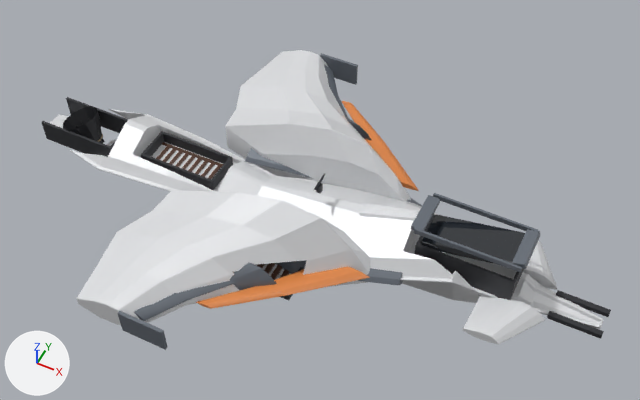
What one commit did to the glTF model assets/ships/release/render-packages/hornet-production-v1/render.glb.
Both versions are drawn from a 50 mm camera at (4.98, -8.84, 11.57) aimed at (0.51, 0.1, 0.4). Lighting does not change. The marker at lower left points along +X, +Y and +Z. The older version comes first. Objects named as collision shapes, trigger or cutter boxes, shadow casters or lower levels of detail are left out. Where no turn or scale is listed for an object, it has been applied to the vertices. Vertices at exactly the same position are counted once.

Objects in the first picture: 'LOD0_Accent_Port', 'LOD0_Bell', 'LOD0_Canard_Port', 'LOD0_Canard_Stbd', 'LOD0_Drive_Fore', 'LOD0_Glass', 'LOD0_Hull', 'LOD0_RadiatorFin_Dorsal_0', 'LOD0_SensorDish', 'LOD0_Wing_Port', 'LOD0_Wing_Stbd'.
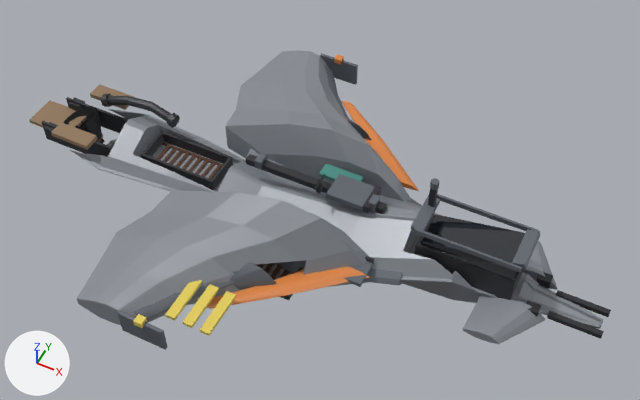
Changed parts and their boxes (x1, y1, x2, y2) in the pictures (640 x 400 px; the box of a moved part takes in the faces that stretch with it):
'LOD0_Hull', recoloured (white to grey): (70, 109, 603, 329) in both
'LOD0_Wing_Port', recoloured (white to grey): (77, 190, 368, 325) in both
'LOD0_Drive_Fore', reshaped: before (42, 97, 611, 339); after (42, 93, 611, 339)
'LOD0_Wing_Stbd', recoloured (white to grey): (225, 50, 408, 194) in both
'LOD0_Canard_Port', recoloured (white to grey): (463, 295, 546, 344) in both
'LOD0_HeatPlate_Port', added (brown): after (29, 84, 134, 150)
'LOD0_Nav_Port', added (yellow): after (133, 280, 236, 336)
'LOD0_Canard_Stbd', recoloured (white to grey): (523, 241, 557, 290) in both
'LOD0_MarkingPlate', added: after (319, 164, 363, 182)
part 1 of me_cube_027, added: after (428, 188, 438, 207)
part 2 of me_cube_027, added: after (365, 256, 374, 264)
part 3 of me_cube_027, added: after (363, 186, 381, 213)
part 4 of me_cube_027, added: after (246, 154, 387, 214)
part 5 of me_cube_027, added: after (526, 301, 541, 317)
part 6 of me_cube_027, added: after (536, 272, 553, 289)
part 7 of me_cube_027, added: after (44, 122, 58, 138)
part 8 of me_cube_027, added: after (69, 97, 85, 111)
part 9 of me_cube_027, added: after (107, 96, 171, 122)
part 10 of me_cube_027, added: after (167, 113, 180, 128)
part 11 of me_cube_027, added: after (101, 93, 112, 107)
part 12 of me_lod0_sensordish_mesh, added: after (430, 178, 439, 190)
part 13 of me_lod0_sensordish_mesh, added: after (345, 261, 374, 287)
part 14 of me_lod0_sensordish_mesh, added: after (326, 174, 375, 211)
part 15 of me_lod0_sensordish_mesh, added: after (368, 194, 380, 211)
part 16 of me_lod0_sensordish_mesh, added: after (254, 153, 267, 169)
part 17 of me_lod0_sensordish_mesh, moved or reshaped (not visible afterwards): before (335, 83, 371, 140)

What changed in the scene script:
```text
Change mat_material_hull:
    mat_material_hull.base_color: (0.76, 0.77, 0.79) -> (0.26, 0.28, 0.31)  # white #e2e3e6 -> grey #8b9097
Change me_cube_027:
    remove me_cube_027.from_pydata(...)  # 332 vertices, 624 faces; spans x -4.99..5.48, y -1.72..1.72, z -0.13..0.9
    add me_cube_027.from_pydata(...)  # 828 vertices, 1572 faces; spans x -4.99..5.48, y -1.72..1.72, z -0.13..1.59
    me_cube_027 part 1: a new loose piece, a box spanning x 2.37..2.47, y 0.15..0.25, z 0.97..1.59, in mat_material_mechanical (dark grey #383a3e)
    me_cube_027 part 2: a new loose piece, a box spanning x 0.96..1.88, y -0.765..-0.715, z 0.415..0.505, in mat_material_mechanical (dark grey #383a3e)
    me_cube_027 part 3: a new loose piece, a box spanning x 1.37..1.47, y -0.07..0.43, z 0.74..0.86, in mat_material_mechanical (dark grey #383a3e)
    me_cube_027 part 4: the loose piece of 56 vertices spanning x 4.63..5.48, y 0.18..0.27, z 0.07..0.16 is copied, and the copy is scaled about its middle by (3.01, 1.6, 1.37), then moved by (-4.65, -0.1, 0.62); it spans x -0.88..1.67, y 0.05..0.19, z 0.68..0.8
    me_cube_027 part 5: the loose piece of 56 vertices spanning x 4.63..5.48, y -0.27..-0.18, z 0.07..0.16 is copied, and the copy is scaled about its middle by (0.257, 1.82, 1.82), then moved by (-0.67, -0.1, 0.1); it spans x 4.27..4.49, y -0.4..-0.24, z 0.14..0.3
    me_cube_027 part 6: the loose piece of 56 vertices spanning x 4.63..5.48, y 0.18..0.27, z 0.07..0.16 is copied, and the copy is scaled about its middle by (0.257, 1.82, 1.82), then moved by (-0.67, 0.1, 0.1); it spans x 4.27..4.49, y 0.24..0.4, z 0.14..0.3
    me_cube_027 part 7: the loose piece of 56 vertices spanning x 0.51..0.59, y -0.04..0.04, z 0.74..0.9 is copied, and the copy is scaled about its middle by (3.05, 2.28, 1), then moved by (-5.33, -0.38, -0.64); it spans x -4.9..-4.66, y -0.47..-0.29, z 0.1..0.26
    me_cube_027 part 8: the loose piece of 56 vertices spanning x 0.51..0.59, y -0.04..0.04, z 0.74..0.9 is copied, and the copy is scaled about its middle by (3.05, 2.28, 1), then moved by (-5.33, 0.38, -0.64); it spans x -4.9..-4.66, y 0.29..0.47, z 0.1..0.26
    me_cube_027 part 9: a new loose piece of 160 vertices spanning x -4.02..-2.53, y 0.3..0.54, z 0.54..0.86, in mat_material_mechanical (dark grey #383a3e)
    me_cube_027 part 10: a new loose piece of 16 vertices spanning x -2.62..-2.48, y 0.25..0.51, z 0.59..0.85, in mat_material_mechanical (dark grey #383a3e)
    me_cube_027 part 11: a new loose piece of 16 vertices spanning x -4.08..-3.92, y 0.25..0.51, z 0.49..0.75, in mat_material_mechanical (dark grey #383a3e)
    other edits to the shape of me_cube_027 do not show in these pictures
Change me_lod0_sensordish_mesh:
    remove me_lod0_sensordish_mesh.from_pydata(...)  # 914 vertices, 1776 faces; spans x -1.56..4.13, y -3.41..3.41, z 0.11..1.23
    add me_lod0_sensordish_mesh.from_pydata(...)  # 1058 vertices, 2044 faces; spans x -1.56..4.13, y -3.41..3.41, z 0.11..1.68
    me_lod0_sensordish_mesh part 12: a new loose piece, an 8-sided cylinder along z spanning x 2.35..2.49, y 0.13..0.27, z 1.56..1.68, in mat_material_armor (grey #656a73)
    me_lod0_sensordish_mesh part 13: the loose piece of 56 vertices spanning x 2.3..2.5, y -0.36..0.36, z 1.08..1.16 is copied, and the copy is scaled about its middle by (4.61, 0.693, 0.858), then moved by (-0.98, -0.98, -0.7); it spans x 0.96..1.88, y -1.23..-0.73, z 0.39..0.46
    me_lod0_sensordish_mesh part 14: the loose piece of 56 vertices spanning x 2.3..2.5, y -0.36..0.36, z 1.08..1.16 is copied, and the copy is scaled about its middle by (3.41, 0.692, 1.24), then moved by (-1.35, 0.18, -0.34); it spans x 0.71..1.39, y -0.07..0.43, z 0.73..0.83
    me_lod0_sensordish_mesh part 15: a new loose piece, a box spanning x 1.42..1.54, y 0.02..0.22, z 0.72..0.88, in mat_material_armor (grey #656a73)
    me_lod0_sensordish_mesh part 16: a new loose piece, a box spanning x -0.68..-0.56, y 0.02..0.22, z 0.72..0.88, in mat_material_armor (grey #656a73)
    me_lod0_sensordish_mesh part 17: 1 vertex moved within x -0.78, y 3.24, z 0.36; 4 vertices removed from x -0.78..0.61, y 1.78..3.24, z 0.25..0.55; 4 vertices added at x -0.78..0.61, y 1.78..3.24, z 0.24..0.56
    other edits to the shape of me_lod0_sensordish_mesh do not show in these pictures
Add ob_lod0_nav_port:
    ob_lod0_nav_port = bpy.data.objects.new('LOD0_Nav_Port', me_cube_102)  # a box spanning x -0.79..-0.65, y -3.45..-3.31, z 0.53..0.63; a box spanning x 0.14..0.3, y -3.11..-2.33, z 0.51..0.57; a box spanning x -0.16..0.0, y -3.11..-2.33, z 0.51..0.57; a box spanning x -0.46..-0.3, y -3.11..-2.33, z 0.51..0.57; in mat_material_warning (yellow #e5ce59)
    ob_lod0_nav_port.location = (0.0, 0.0, 0.0)
Add ob_lod0_markingplate:
    ob_lod0_markingplate = bpy.data.objects.new('LOD0_MarkingPlate', me_cube_088)  # 56 vertices, 108 faces; spans x 0.37..1.07, y 0.35..0.61, z 0.685..0.755; in mat_material_marking (cyan #4b9086)
    ob_lod0_markingplate.location = (0.0, 0.0, 0.0)
Add ob_lod0_heatplate_port:
    ob_lod0_heatplate_port = bpy.data.objects.new('LOD0_HeatPlate_Port', me_cube_094)  # 192 vertices, 348 faces; spans x -5.4..-3.66, y -0.73..0.73, z -0.23..0.56; in mat_material_ceramic (brown #907659)
    ob_lod0_heatplate_port.location = (0.0, 0.0, 0.0)
```
